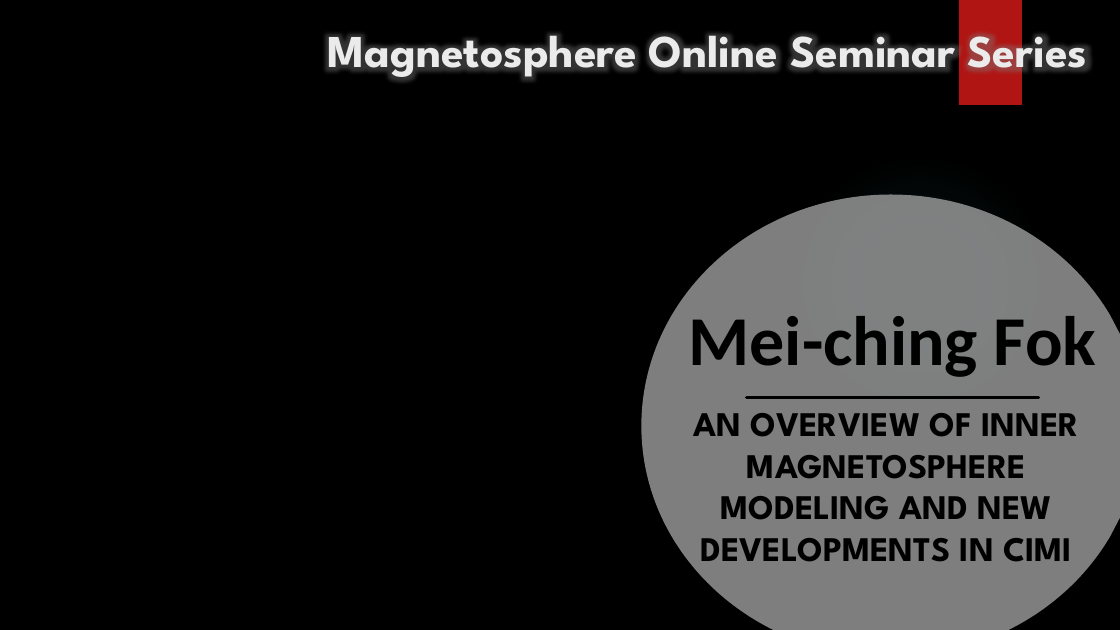
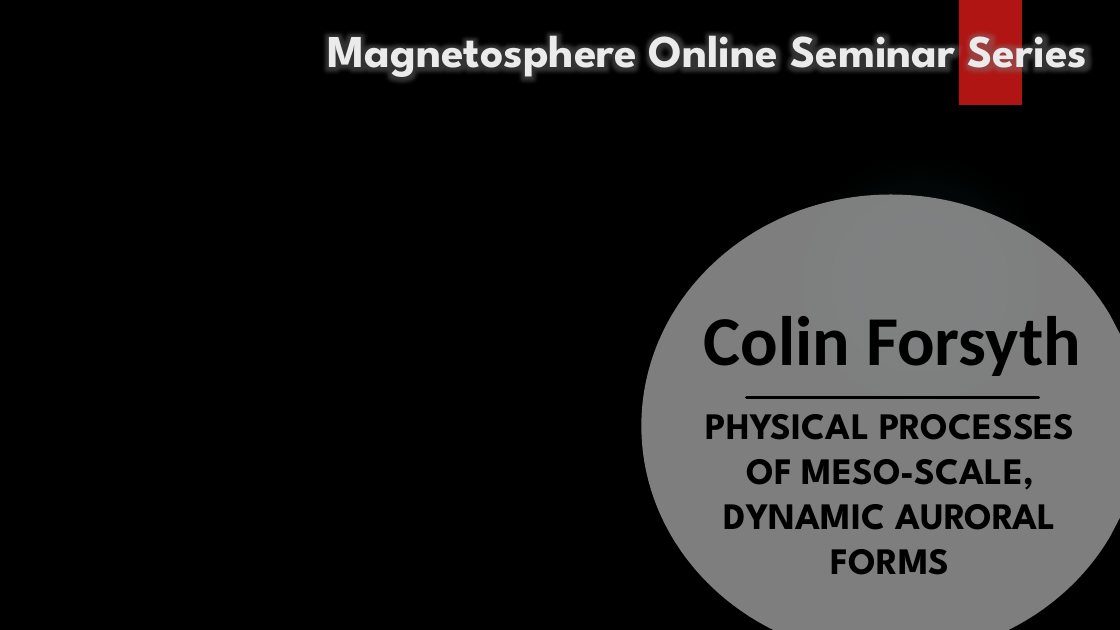
Before and after one commit to MSOLSS/MagSeminars, a slide deck: slide 1 of MSOSS_title.pptx. Drawn at 1120x630 pixels with LibreOffice and Linux fonts; fonts in the diff are those of the drawing; background and template pictures are left out. Boxes give left, top, right and bottom in pixels: in the first picture for what was removed or moved away, otherwise in the second. Text is boxed around its words. In the diff, an @@ line names an element or a change of style, - is before the commit and + after.

```diff
--- a/MSOSS_title.pptx
+++ b/MSOSS_title.pptx
@@ title at [704,316,1081,376]: text changed @@
-Mei-ching Fok
+Colin Forsyth
@@ subtitle at [706,414,1074,575]: text changed; size 29.6 to 32 pt @@
-AN OVERVIEW OF INNER MAGNETOSPHERE MODELING AND NEW DEVELOPMENTS IN CIMI
+PHYSICAL PROCESSES OF MESO-SCALE, DYNAMIC AURORAL FORMS
```
Also in this commit, not shown: 1 other file.
